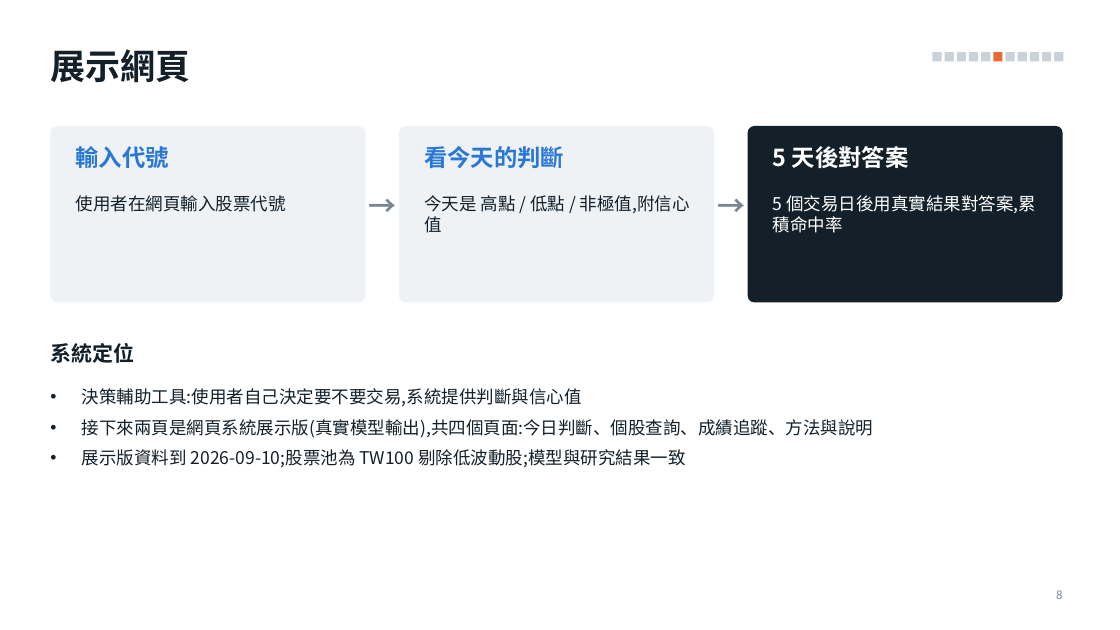
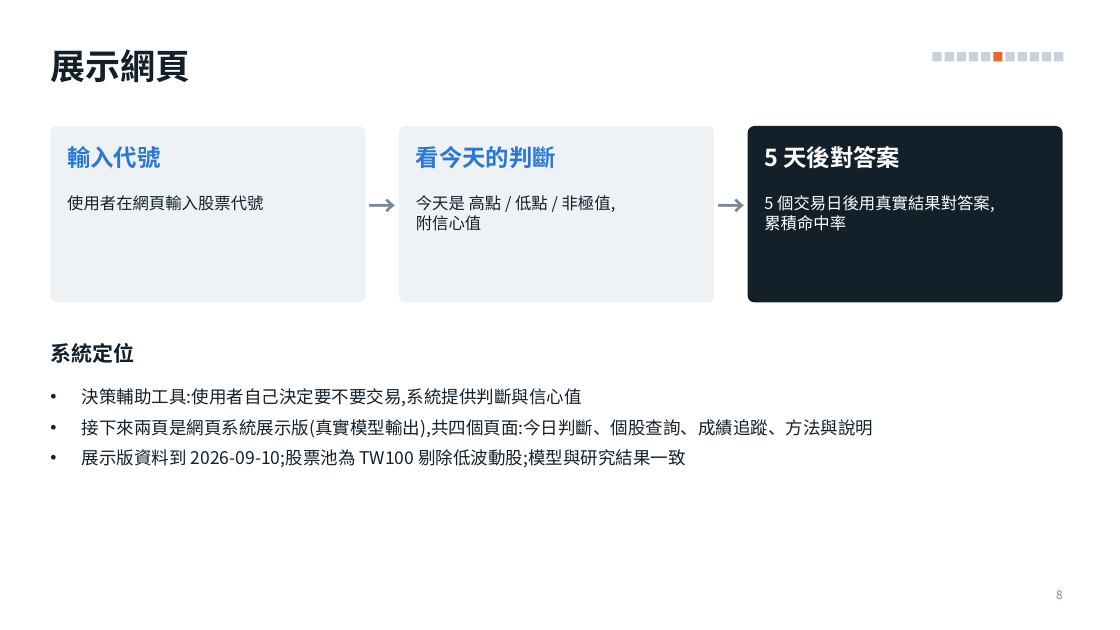
Before and after one commit to alextixu/fcukproject, a slide deck: slide 8 of method_kline_peak/report/kline_peak_report.pptx. Drawn at 1120x630 pixels with LibreOffice and Linux fonts; fonts in the diff are those of the drawing. Boxes give left, top, right and bottom in pixels: in the first picture for what was removed or moved away, otherwise in the second. Text is boxed around its words. In the diff, an @@ line names an element or a change of style, - is before the commit and + after.

```diff
--- a/method_kline_peak/report/kline_peak_report.pptx
+++ b/method_kline_peak/report/kline_peak_report.pptx
@@ text "輸入代號": place and size @@
-text "輸入代號" at <box>76,146,169,168</box>
+text "輸入代號" at <box>67,146,160,168</box>
@@ text "看今天的判斷": place and size @@
-text "看今天的判斷" at <box>424,146,564,168</box>
+text "看今天的判斷" at <box>416,146,556,168</box>
@@ text "5 天後對答案": place and size @@
-text "5 天後對答案" at <box>773,146,909,168</box>
+text "5 天後對答案" at <box>764,146,901,168</box>
@@ text "使用者在網頁輸入股票代號": place and size @@
-text "使用者在網頁輸入股票代號" at <box>76,195,286,212</box>
+text "使用者在網頁輸入股票代號" at <box>67,195,263,211</box>
@@ text "使用者在網頁輸入股票代號" at <box>67,195,263,211</box>: size 15 to 14 pt @@
@@ text at <box>416,195,616,231</box>: text changed; size 15 to 14 pt @@
-今天是 高點 / 低點 / 非極值,附信心值
+今天是 高點 / 低點 / 非極值,
+附信心值
@@ text at <box>764,195,994,231</box>: text changed; size 15 to 14 pt @@
-5 個交易日後用真實結果對答案,累積命中率
+5 個交易日後用真實結果對答案,
+累積命中率
```
Also in this commit, not shown: 3 other slides changed, 5 other files.
